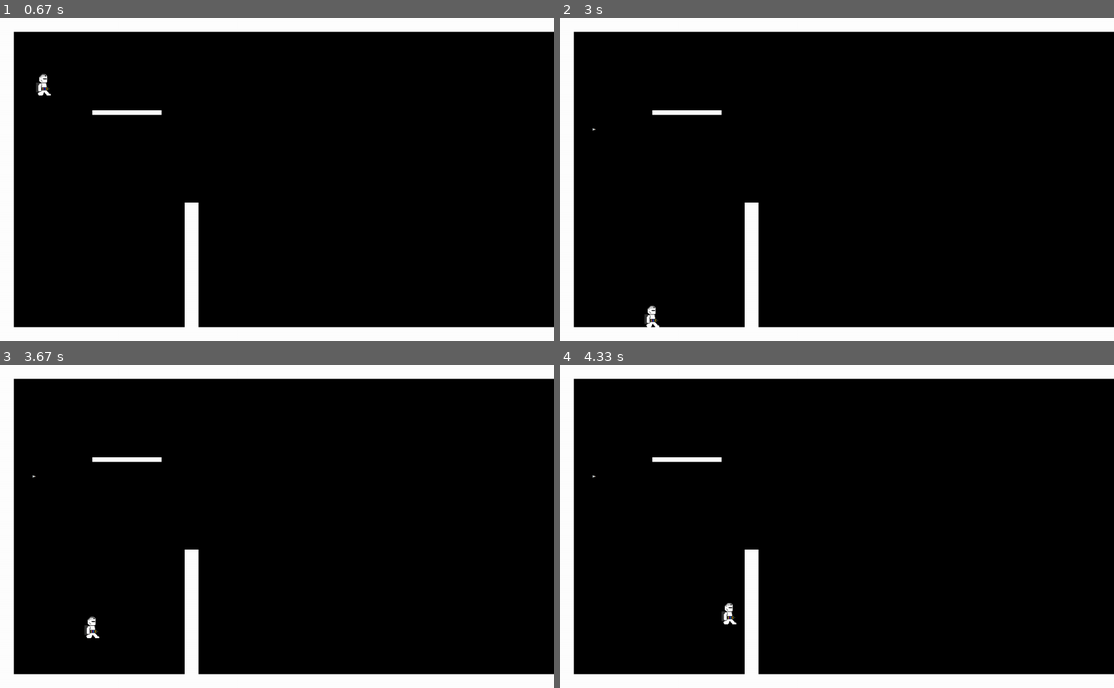
Above: before the commit, frames 1-4 (two rows, left to right).
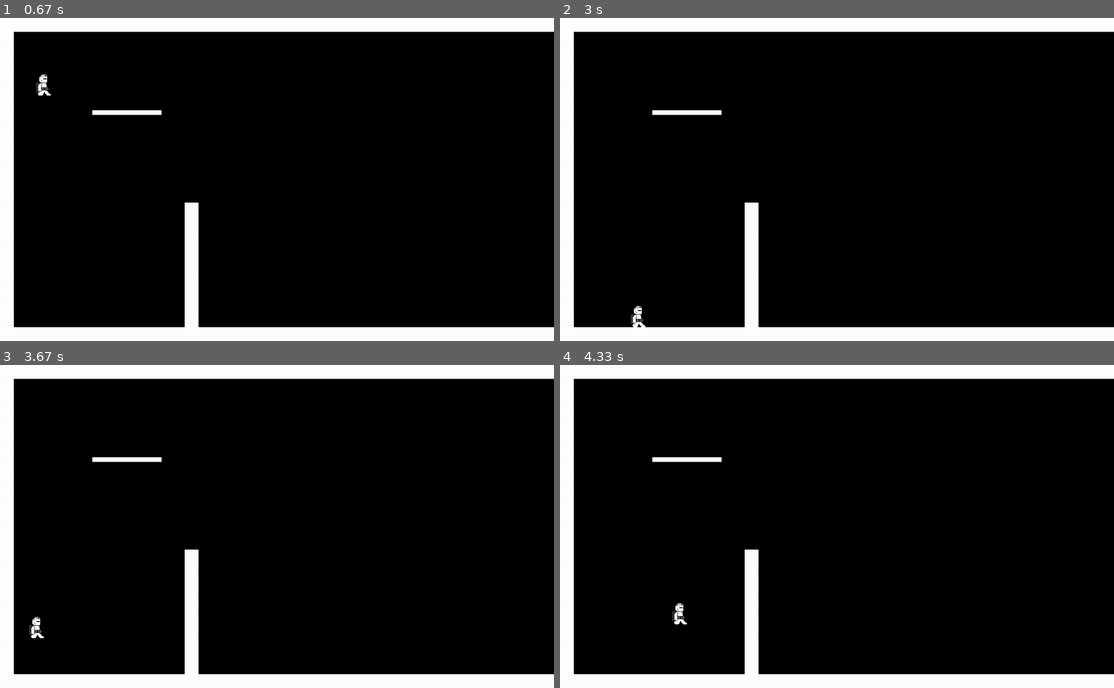
Above: after the commit, the same moments.

Repository: LGgameLAB/CyberSpacePygame
Game: pygame game, started from main.py
The game is run twice, just before and just after one commit, with the same random seed, the same clock (stepped at 60 frames per second) and the same inputs.
Inputs (mouse positions are in pixels of both pictures, inside the frame that each line leads up to):
- Up to frame 1 (0.67 s): tap S at 0.33 s
- Up to frame 2 (3 s): press the mouse at (920, 66) at 0.7 s; move the mouse to (981, 179) at 0.8 s; release the mouse at (1041, 292) at 0.93 s; hold D 1-1.47 s; move the mouse to (903, 208) at 1.03 s; hold Up 1.5-1.8 s; hold D 1.83-2.3 s; hold Left 2.33-2.87 s; hold A from 2.9 s (still down)
- Up to frame 3 (3.67 s): release A at 3.3 s; hold Up from 3.33 s (still down)
- Up to frame 4 (4.33 s): release Up at 3.7 s; hold D from 3.73 s (still down)

Frame 1 is identical in both runs. In frame 2, 0.2% of the frame differs, in the area x 5-18%, y 34-96%; in frame 3, 0.2%, in the area x 5-18%, y 34-85%; in frame 4, 0.2%.

Commit message:
added basic bullet implementation, changed some game properties and created gameObjects file

Diff:
--- a/levels.py
+++ b/levels.py
@@ -1,7 +1,7 @@
 import pygame
 from stgs import *
 from enemy import *
-from platforms import *
+from gameObjects import *
 
 class level:
     platforms = []
@@ -11,8 +11,6 @@
     def __init__(self, **kwargs):
         for k, v in kwargs.items():
             self.__dict__[k] = v
-
-
 
         for p in self.platforms:
             if p.rect.bottomright[0] > self.levelSize[0]:
@@ -28,8 +26,7 @@
             self.image.blit(p.image, p.rect)
 
 #### Level creation
-def level1():
-    return level(levelSize = (winWidth, winHeight),
+LEVEL1 = level(levelSize = (winWidth, winHeight),
                 platforms = [
                     platform((200, 200, 150, 10)),
                     platform((0, winHeight-30, winWidth+1000, 30)),
@@ -43,4 +40,4 @@
                     ])
 
 ### All Game levels
-gameLevels = [level1()]
+gameLevels = [LEVEL1]
--- a/main.py
+++ b/main.py
@@ -1,10 +1,11 @@
 import pygame
 import random
+import sys
 from stgs import *
 from player import *
 from enemy import *
 from camera import *
-from platforms import *
+from gameObjects import *
 from levels import *
 
 pygame.init()
@@ -61,31 +62,45 @@
 
     #### Main game loop ####
     def mainLoop(self):
-
         self.loadLevel(1)
-
-        run = True
-        while run:
+        while True:
             pygame.time.delay(50)
-
-            self.events = pygame.event.get()
-
-            for event in self.events:
-                if event.type == pygame.QUIT:
-                    run = False
 
             self.refresh()
 
-            ##Game functions go here
-            self.sprites.update()
-            self.cam.update(self.player)
+            ##Updates Game
+            self.runEvents()
+            self.update()
 
-            self.win.blit(self.level.image, self.cam.apply(self.level))
+    def update(self):
+        self.sprites.update()
+        self.cam.update(self.player)
+        self.win.blit(self.level.image, self.cam.apply(self.level))
 
-            for sprite in self.sprites:
-                self.win.blit(sprite.image, self.cam.apply(sprite))
+        for sprite in self.sprites:
+            self.win.blit(sprite.image, self.cam.apply(sprite))
 
-            pygame.display.update()
+        ### Checks for bullet collision among enemies and bullets
+        hits = pygame.sprite.groupcollide(self.enemies, self.bullets, False, True)
+        for hit in hits:
+            hit.health -= 5
+
+        pygame.display.update()
+
+    def quit(self):
+        pygame.quit()
+        sys.exit()
+
+    def runEvents(self):
+        ## Catch all events here
+        self.events = pygame.event.get()
+        for event in self.events:
+            if event.type == pygame.QUIT:
+                self.quit()
+
+            if event.type == pygame.KEYDOWN:
+                if event.key == pygame.K_ESCAPE:
+                    self.quit()
 
     #### First menu loop ####
     def menuLoop(self):
@@ -94,10 +109,7 @@
         while run:
             pygame.time.delay(50)
 
-            for event in pygame.event.get():
-                if event.type == pygame.QUIT:
-                    run = False
-
+            self.runEvents()
             self.refresh()
 
             text1 = self.font1.render('Press S to Start', False, (50, 255, 255))
--- a/player.py
+++ b/player.py
@@ -30,15 +30,17 @@
     #### Updates player ####
     def update(self):
         self.move()
+        self.rect.topleft = round(self.pos.x), round(self.pos.y)
         self.checkFire()
-        self.rect.topleft = round(self.pos.x), round(self.pos.y)
 
     #### Checks for bullet fire ####
     def checkFire(self):
         for event in self.game.events:
             if event.type == pygame.MOUSEBUTTONUP:
-                mPos = pygame.mouse.get_pos()
-                self.game.sprites.add(bullet(self.pos, mPos))
+                mPos = pygame.Vector2(pygame.mouse.get_pos())
+                mPos.x -= self.rect.x
+                mPos.y -= self.rect.y
+                self.game.sprites.add(bullet(self.rect.center, mPos))
 
     #### Move Physics ####
     def move(self):
@@ -61,7 +63,7 @@
                 self.dir += rightVec
 
         #### Left movement ####
-        if keys[keySet['pLeft']]:
+        if checkKey(keySet['pLeft']):
             leftVec = pygame.math.Vector2((-1, 0))
 
             if self.collideCheck(self.pos + leftVec*self.vel):
@@ -107,11 +109,11 @@
         #### Checks game type for flying or jumping ####
         if platformer:
             if self.ground:
-                if keys[keySet['pUp']]:
+                if checkKey(keySet['pUp']):
                     self.yMod = -0.1
         else:
             if not roofCollide:
-                if keys[keySet['pUp']]:
+                if checkKey(keySet['pUp']):
                     self.yMod = max(self.yModMin, self.yMod-0.02)
 
         self.dir += (0, self.yMod*self.vel)
@@ -157,7 +159,8 @@
 #### Bullet Class ####
 class bullet(pygame.sprite.Sprite):
     pos = pygame.Vector2((0,0))
-    image = pygame.image.load(asset('bullet.png'))
+    image = pygame.image.load(asset('bullet_alt.png'))
+    vel = 40
 
     def __init__(self, pos, target, **kwargs):
         pygame.sprite.Sprite.__init__(self)
@@ -167,9 +170,11 @@
 
         self.pos = pygame.Vector2(pos)
         self.dir = pygame.Vector2(target).normalize()
-        self.rect = pygame.Rect(self.pos.x, self.pos.y, self.image.get_width(), self.image.get_height())
+        self.rect = pygame.Rect(0, 0, self.image.get_width(), self.image.get_height())
+        self.rect.center = self.pos
+
+
 
     def update(self):
-        pass
-
-bul = bullet((20, 20), (40,40))
+        self.pos += self.dir *self.vel
+        self.rect.center = self.pos
--- a/stgs.py
+++ b/stgs.py
@@ -18,7 +18,7 @@
 winWidth, winHeight = 1200, 700
 
 #### Defines what key binding is set for each action ####
-keySet = {'start': pygame.K_s, 'pRight': [pygame.K_RIGHT, pygame.K_d], 'pLeft': pygame.K_LEFT, 'pUp': pygame.K_UP, 'pDown': pygame.K_DOWN}
+keySet = {'start': pygame.K_s, 'pRight': [pygame.K_RIGHT, pygame.K_d], 'pLeft': [pygame.K_LEFT, pygame.K_a], 'pUp': [pygame.K_UP, pygame.K_w]}
 
 #### Changes movement from flying to platforming ####
 platformer = False
Binary file added: assets/bullet_alt.png
Renamed: platforms.py -> gameObjects.py
